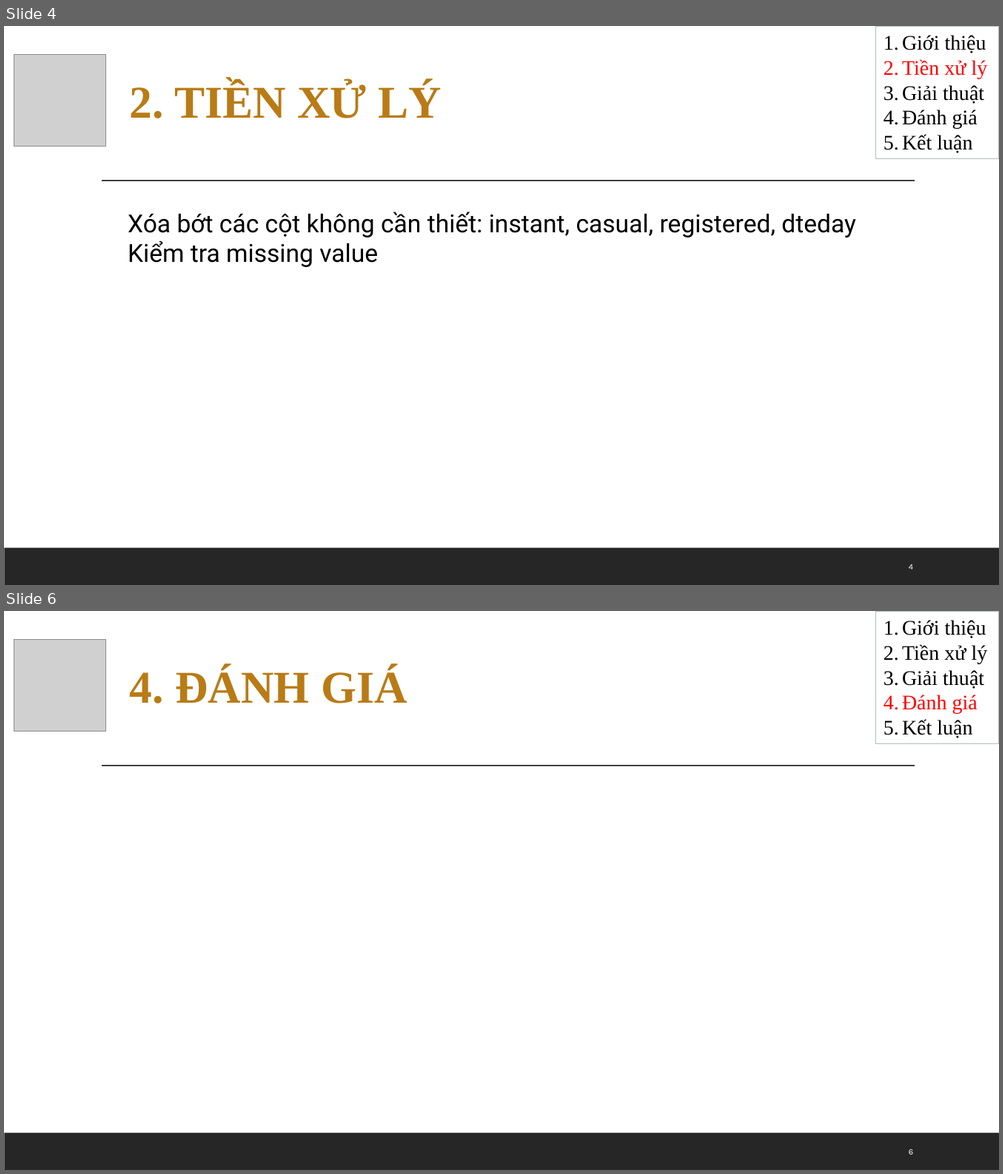
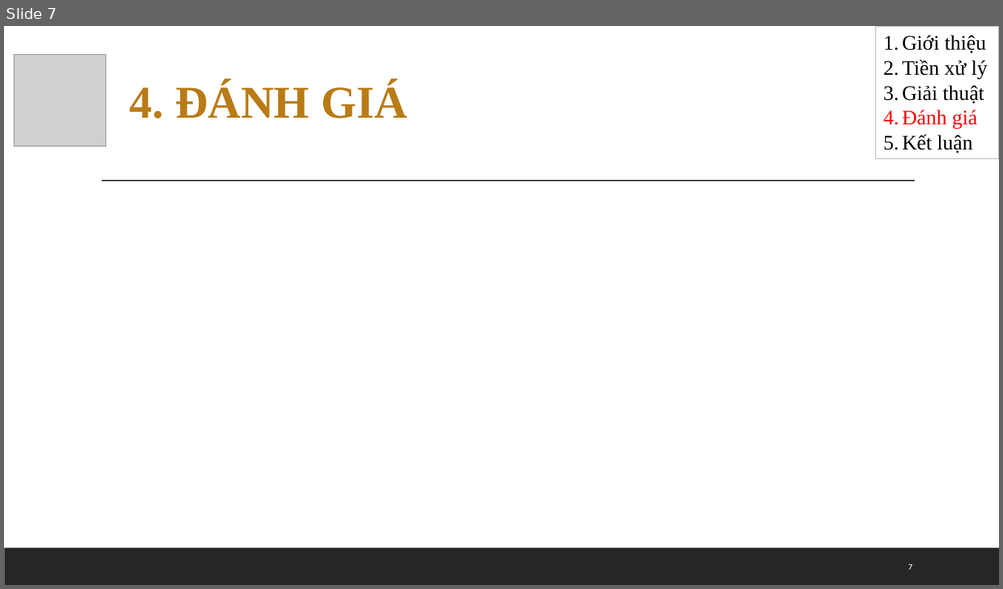
Before and after one commit to yllaw99/bike-sharing-predication-VN, a slide deck: btn-baocao.pptx. Shown one above the other, each under a label of ours: slides 4 and 6 before the commit, slide 7 after it; the slides between them are not shown. The pictures are 1003x1174 and 1003x589 pixels, drawn with LibreOffice and Linux fonts; fonts in the diff are those of the drawing; grey boxes stand for pictures. Boxes give left, top, right and bottom in pixels: in the first picture for what was removed or moved away, otherwise in the second. Text is boxed around its words. In the diff, an @@ line names an element or a change of style, - is before the commit and + after.

```diff
--- a/btn-baocao.pptx
+++ b/btn-baocao.pptx
@@ slide 4 removed at box(4, 26, 999, 585), background #FFFFFF; not listed: 2 template elements that a slide beside it also shows @@
@@ rectangle removed at box(876, 26, 999, 158) @@
-1. Giới thiệu
-2. Tiền xử lý
-3. Giải thuật
-4. Đánh giá
-5. Kết luận
@@ picture removed at box(14, 54, 105, 146) @@
@@ text removed at box(130, 82, 441, 118) @@
-2. TIỀN XỬ LÝ
@@ text removed at box(128, 212, 856, 267) @@
-Xóa bớt các cột không cần thiết: instant, casual, registered, dteday
-Kiểm tra missing value
@@ page number removed at box(908, 565, 913, 570) @@
-4
@@ what was slide 6 is now slide 7 @@
@@ page number at box(908, 565, 912, 570): text changed @@
-6
+7
```
Also in this commit, not shown: 4 slides changed, 2 slides added, 1 other slide removed, 1 other file.
